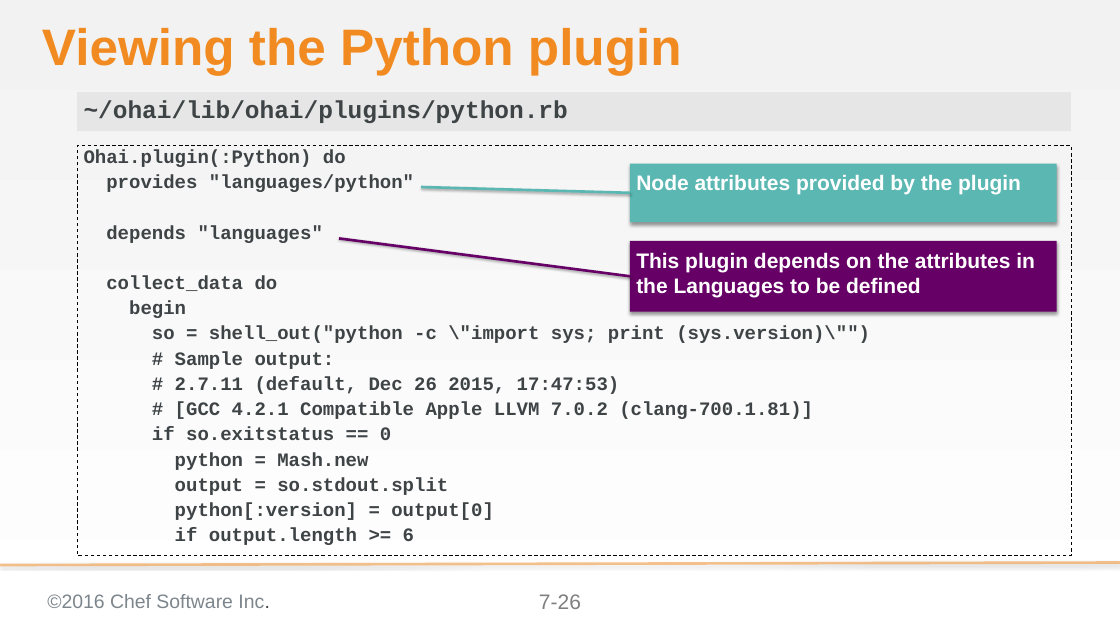
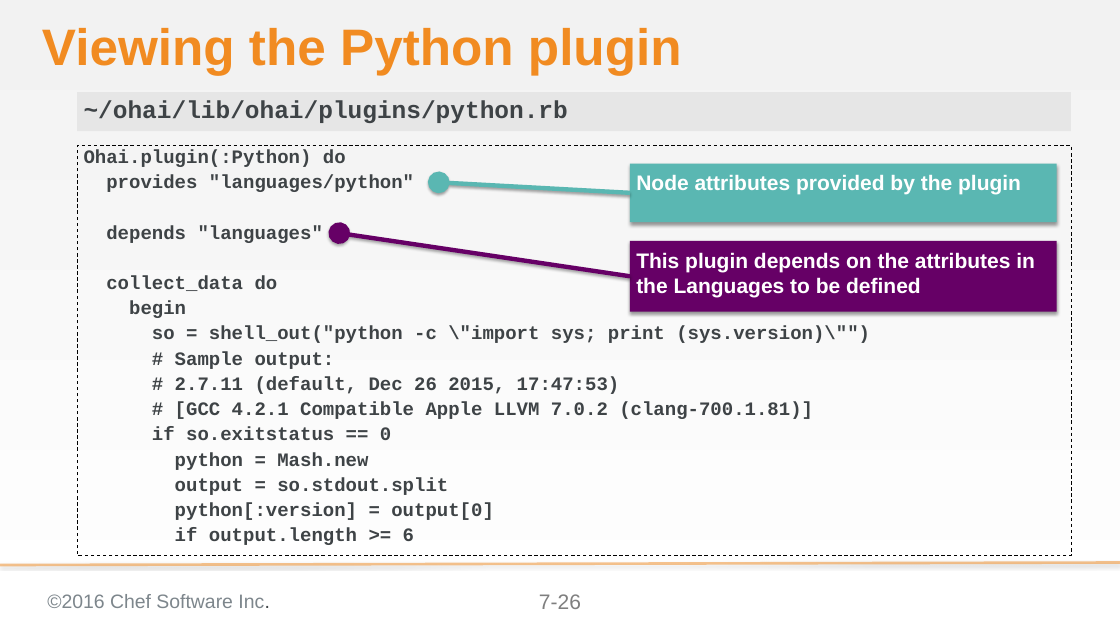
Before and after one commit to chef-training/extending_cookbooks, a slide deck: slide 26 of 07-ohai_plugins.pptx. Drawn at 1120x630 pixels with LibreOffice and Linux fonts; fonts in the diff are those of the drawing; background and template pictures are left out. Boxes give left, top, right and bottom in pixels: in the first picture for what was removed or moved away, otherwise in the second. Text is boxed around its words. In the diff, an @@ line names an element or a change of style, - is before the commit and + after.

Commit message:
Updes to visual style
Previous version of powerpoint doesn't provide as much configuration.
Updated lines and callouts

```diff
--- a/07-ohai_plugins.pptx
+++ b/07-ohai_plugins.pptx
@@ line moved from (630, 193) - (421, 187) to (630, 193) - (438, 182) @@
@@ line (630, 193) - (438, 182): line to arrow; stroke #5AB7B2 3 pt to #5AB7B2 5 pt @@
@@ line moved from (630, 277) - (339, 238) to (630, 277) - (340, 233) @@
@@ line (630, 277) - (340, 233): line to arrow; stroke #660066 3 pt to #660066 5 pt @@
```
Also in this commit, not shown: 4 other slides changed.
